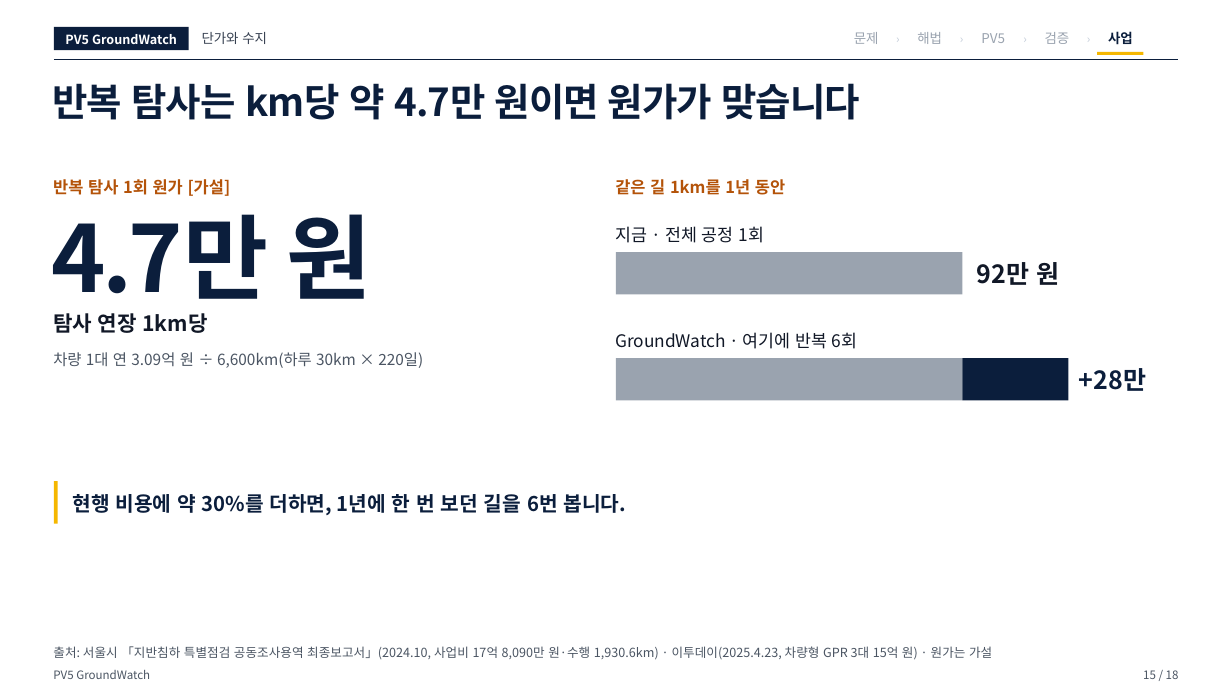
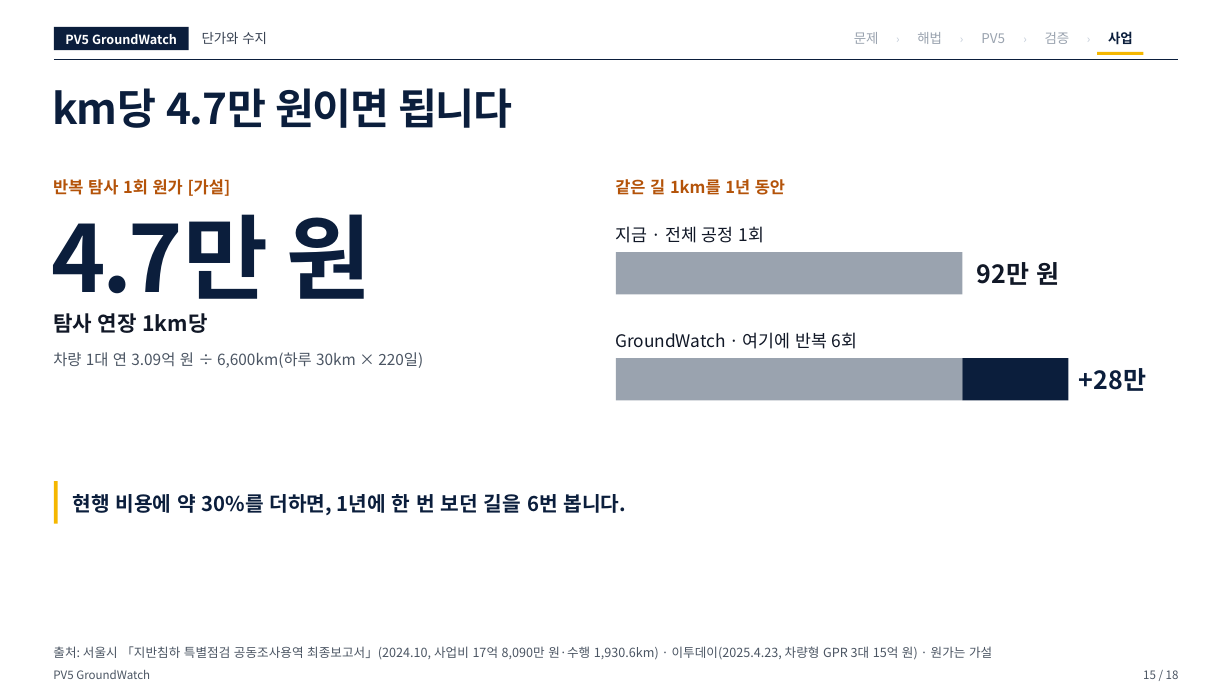
Before and after one commit to woojin-choe/pv5-hose-lab, a slide deck: slide 15 of ppt_all/PV5_GroundWatch_10_25.pptx. Drawn at 1232x693 pixels with LibreOffice and Linux fonts; fonts in the diff are those of the drawing. Boxes give left, top, right and bottom in pixels: in the first picture for what was removed or moved away, otherwise in the second. Text is boxed around its words. In the diff, an @@ line names an element or a change of style, - is before the commit and + after.

```diff
--- a/ppt_all/PV5_GroundWatch_10_25.pptx
+++ b/ppt_all/PV5_GroundWatch_10_25.pptx
@@ text at (52,88,512,128): text changed; size 30 to 33 pt @@
-반복 탐사는 km당 약 4.7만 원이면 원가가 맞습니다
+km당 4.7만 원이면 됩니다
```
Also in this commit, not shown: 11 other slides changed, 17 other files.
